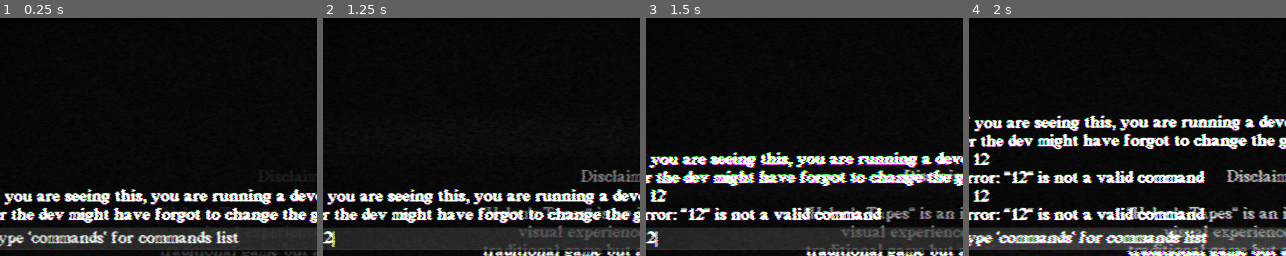
Above: before the commit, frames 1-4 (left to right).
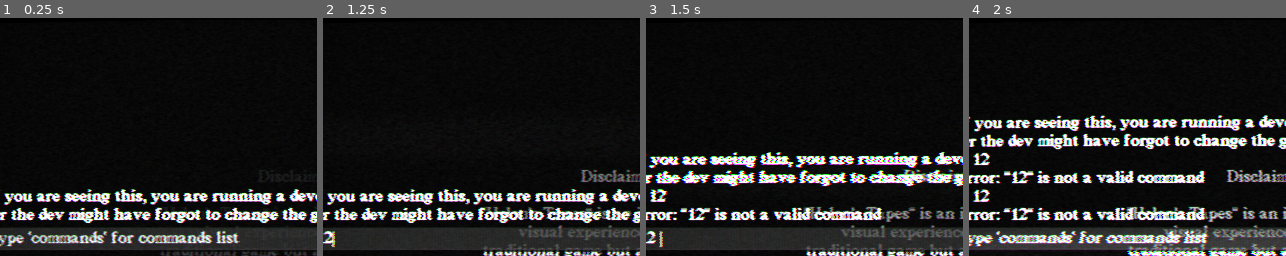
Above: after the commit, the same moments.

Repository: tunalad/ht
Game: Godot game, scene res://Scenes/Intro.tscn
Same seed, same stepped clock (60 frames per second), same inputs: the game is played once before the commit and once after it. Sound files missing from this copy of the repository are replaced by a short silence.
Inputs (mouse positions are % of the whole screen's width and height, from its top left):
- Up to frame 1 (0.25 s): no input
- Up to frame 2 (1.25 s): click (50, 47) at 0.52 s; type "12" at 0.6 s
- Up to frame 3 (1.5 s): tap Enter (ui_accept) at 1.25 s; move the mouse to (56, 50) at 1.27 s; hold Up (ui_up) from 1.28 s (still down); hold Tab (ui_text_completion_replace) from 1.28 s (still down)
- Up to frame 4 (2 s): keep holding Up (ui_up); keep holding Tab (ui_text_completion_replace); tap Enter (ui_accept) at 1.52 s
The pictures show only the part of the screen within x 3-53%, y 1-51%; the shares and areas given below are measured in that part.

Frames 1-2 are identical in both runs. In frame 3, 0.2% of the frame differs, in the area x 2-6%, y 89-97%; in frame 4, nothing differs.

Commit message:
icon shader values changes if crt shader is on
without the crt shader on, icons look a bit too ghostly

Diff:
--- a/Scenes/Presets/DevConsole.gd
+++ b/Scenes/Presets/DevConsole.gd
@@ -260,12 +260,12 @@
 			matches.append(command)
 
 	if matches.size() == 1:
-		return matches[0]
+		return matches[0] + " "
 	elif matches.size() > 1:
 		history_label.text += "\n" + str(matches.size()) + " possible options:\n " + "\n ".join(matches)
-		return partial_command
-
-	return partial_command
+		return partial_command + " "
+
+	return partial_command + " "
 
 # # # # # # # # # # # # # # # # # # # # # #
 
--- a/Scenes/Presets/Inventory.tscn
+++ b/Scenes/Presets/Inventory.tscn
@@ -45,13 +45,13 @@
 metadata/_edit_group_ = true
 
 [node name="BtnInventory" parent="TopMenu" instance=ExtResource("1_nyn6h")]
-custom_minimum_size = Vector2(122.244, 20)
+custom_minimum_size = Vector2(122.008, 20)
 layout_mode = 2
 text = "(I)NVENTORY"
 arrow_margin = 71
 
 [node name="BtnTapes" parent="TopMenu" instance=ExtResource("1_nyn6h")]
-custom_minimum_size = Vector2(80.4492, 20)
+custom_minimum_size = Vector2(80.014, 20)
 layout_mode = 2
 text = "(T)APES"
 arrow_margin = 50
--- a/Scenes/Presets/InventoryField.gd
+++ b/Scenes/Presets/InventoryField.gd
@@ -8,12 +8,41 @@
 
 var _icon_rect: TextureRect
 
+var crt_blowdown : Dictionary = {
+	"brightness_compensation" = 0.4,
+	"white_preservation" = 0.9,
+	"detail_boost" = 0.735,
+}
+
+var crt_off : Dictionary = {
+	"brightness_compensation" = 0,
+	"white_preservation" = 0,
+	"detail_boost" = 0,
+}
+
 func _ready() -> void:
+	Crt.connect("on_crt_change", _on_crt_change)
+
 	_icon_rect = $TextureRect
 	if _icon_rect:
 		_icon_rect.expand_mode = TextureRect.EXPAND_FIT_WIDTH_PROPORTIONAL
 		_icon_rect.stretch_mode = TextureRect.STRETCH_KEEP_ASPECT_CENTERED
 		_icon_rect.mouse_filter = Control.MOUSE_FILTER_IGNORE
+
+	var misc_settings := ConfigHandler.load_misc_settings()
+
+	if !misc_settings["crt_shader"]:
+		_on_crt_change("off")
+	else:
+		_on_crt_change("on")
+
+func icons_filter_settings(values: Dictionary) -> void:
+	if _icon_rect and _icon_rect.material and _icon_rect.material is ShaderMaterial:
+		var shader_material : ShaderMaterial = _icon_rect.material as ShaderMaterial
+
+		for property_name : String in values.keys():
+			var property_value : float = values[property_name]
+			shader_material.set_shader_parameter(property_name, property_value)
 
 # overriding the setter
 func _set(property: StringName, value: Variant) -> bool:
@@ -26,3 +55,11 @@
 	# skip setting button icon and set it on TextureRect
 	if _icon_rect and new_icon:
 		_icon_rect.texture = new_icon
+
+func _on_crt_change(action: String) -> void:
+	print("we got da signal ", action)
+	if action == "off":
+		icons_filter_settings(crt_off)
+	elif action == "on":
+		icons_filter_settings(crt_blowdown)
+	pass
--- a/Scenes/Shaders/crt.gd
+++ b/Scenes/Shaders/crt.gd
@@ -1,4 +1,6 @@
 extends CanvasLayer
+
+signal on_crt_change(action: String)
 
 # Called when the node enters the scene tree for the first time.
 func _ready() -> void:
@@ -7,7 +9,11 @@
 func toggle_crt()  -> void:
 	var misc_settings := ConfigHandler.load_misc_settings()
 
+	print("we togglin")
+
 	if !misc_settings["crt_shader"]:
+		on_crt_change.emit("off")
 		self.visible = false
 	else:
+		on_crt_change.emit("on")
 		self.visible = true
